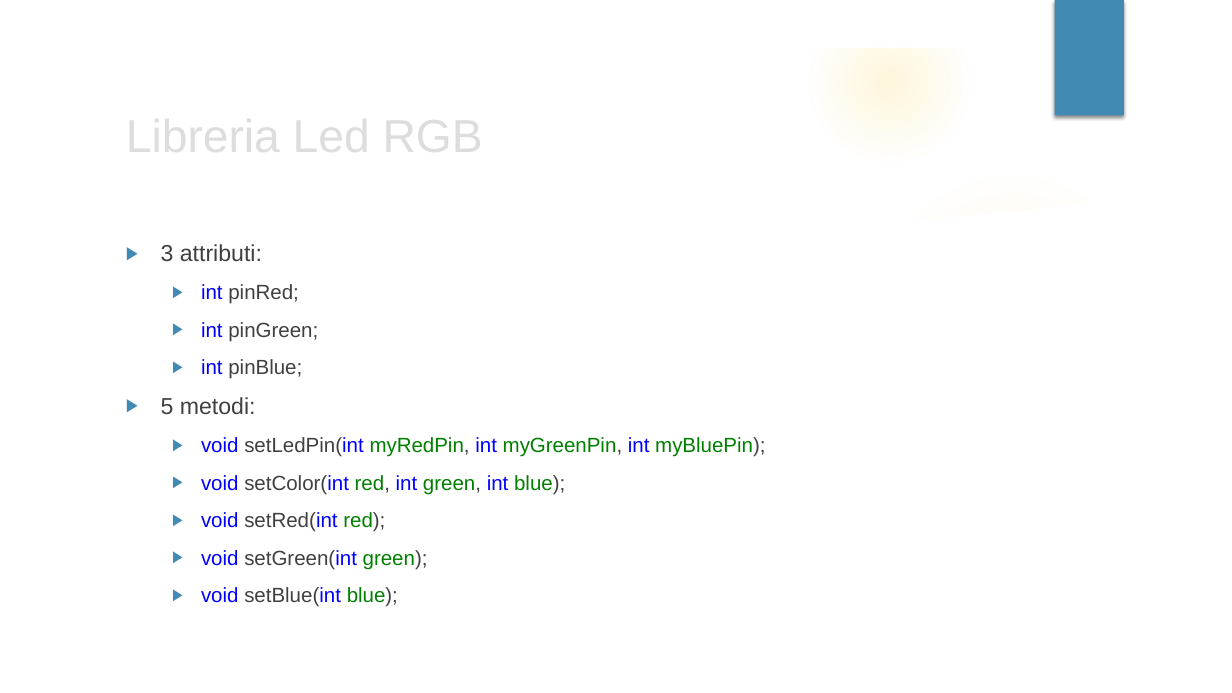
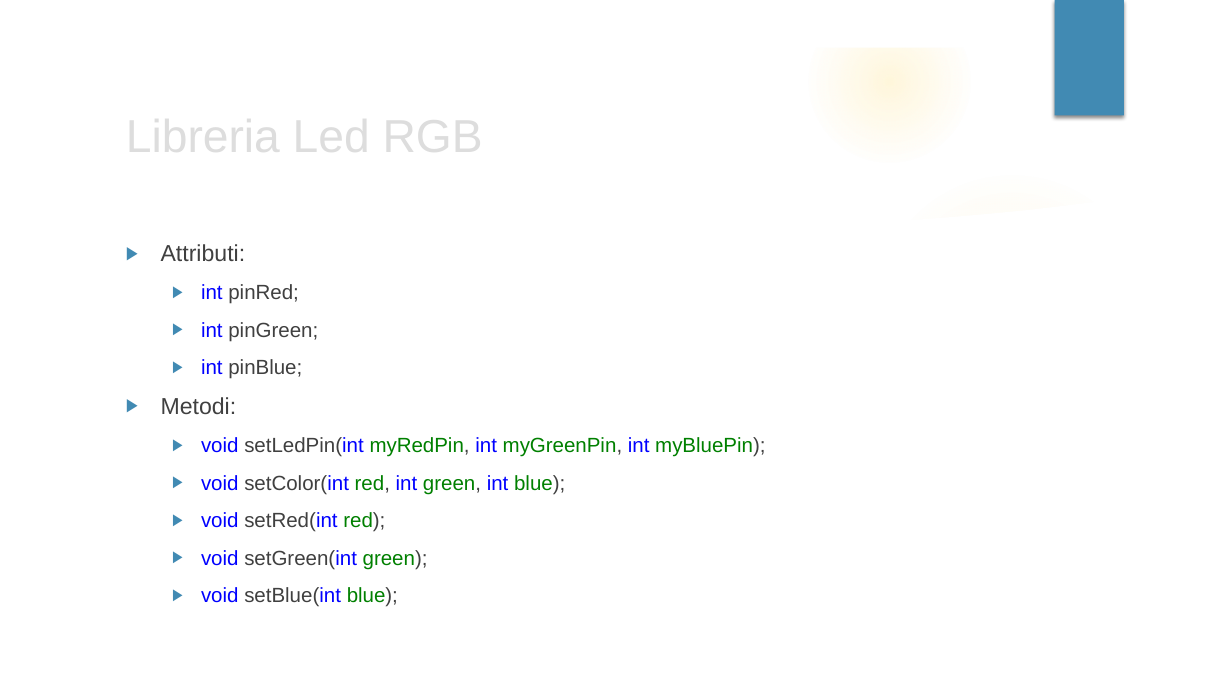
Before and after one commit to mattiaruberto/Progetto2, a slide deck: slide 7 of Presentazione/PROGETTO 2.pptx. Drawn at 1232x693 pixels with LibreOffice and Linux fonts; fonts in the diff are those of the drawing; background and template pictures are left out. Boxes give left, top, right and bottom in pixels: in the first picture for what was removed or moved away, otherwise in the second. Text is boxed around its words. In the diff, an @@ line names an element or a change of style, - is before the commit and + after.

```diff
--- a/Presentazione/PROGETTO 2.pptx
+++ b/Presentazione/PROGETTO 2.pptx
@@ text at box(161, 244, 246, 261): text changed @@
-▶ 3 attributi:
+▶ Attributi:
@@ text at box(161, 397, 237, 414): text changed @@
-▶ 5 metodi:
+▶ Metodi:
```
Also in this commit, not shown: 1 other slide changed, 2 slides added, 1 slide removed.
